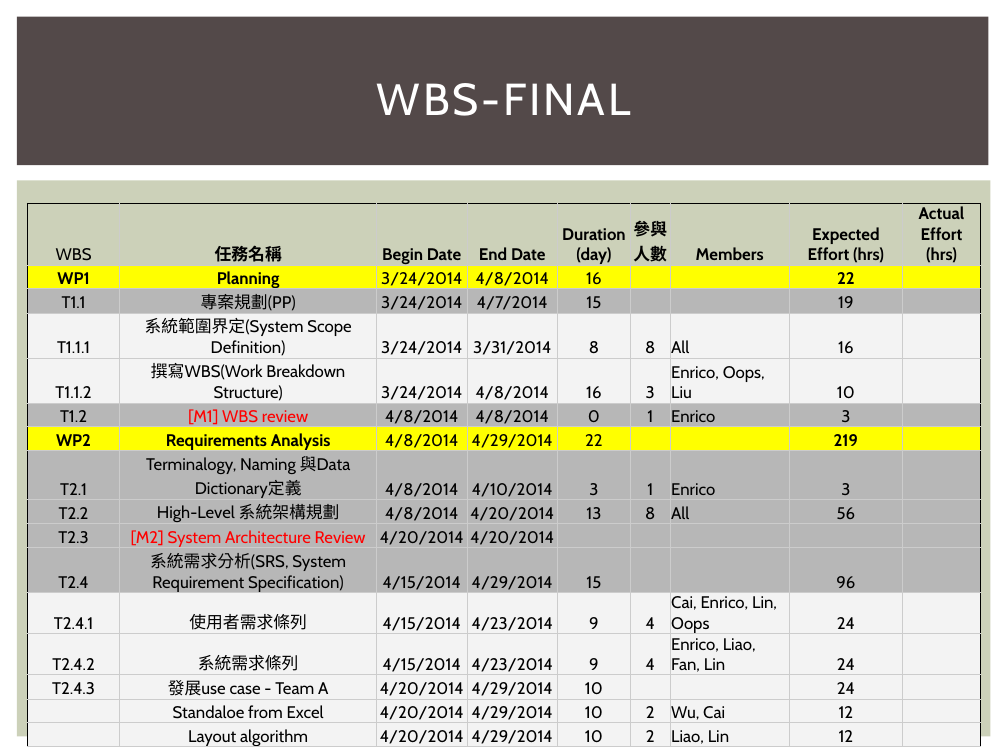
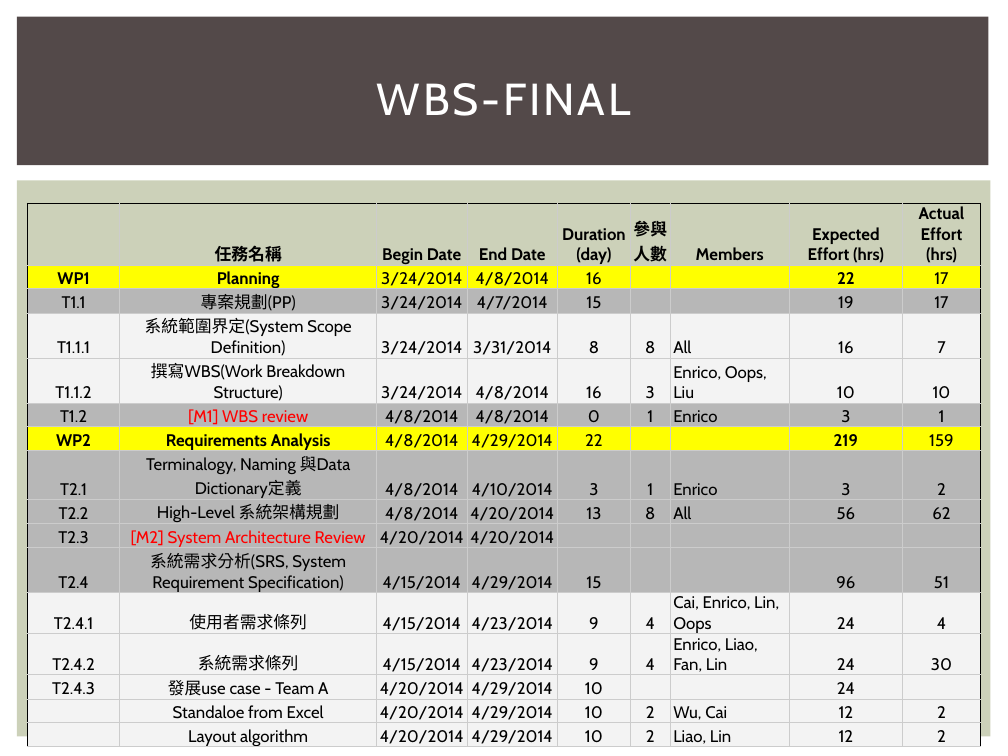
Before and after one commit to 2014-sed-team3/term-project, a slide deck: slide 38 of project/report/report.pptx (slide 29 before the commit). Drawn at 1008x756 pixels with LibreOffice and Linux fonts; fonts in the diff are those of the drawing. Boxes give left, top, right and bottom in pixels: in the first picture for what was removed or moved away, otherwise in the second. Text is boxed around its words. In the diff, an @@ line names an element or a change of style, - is before the commit and + after.

```diff
--- a/project/report/report.pptx
+++ b/project/report/report.pptx
@@ table at [27, 204, 981, 750] @@
-row 1, column 1: WBS
+row 1, column 1: 
-row 2, column 9: 
+row 2, column 9: 17
-row 3, column 9: 
+row 3, column 9: 17
-row 4, column 9: 
+row 4, column 9: 7
-row 5, column 9: 
+row 5, column 9: 10
-row 6, column 9: 
+row 6, column 9: 1
-row 7, column 9: 
+row 7, column 9: 159
-row 8, column 9: 
+row 8, column 9: 2
-row 9, column 9: 
+row 9, column 9: 62
-row 11, column 9: 
+row 11, column 9: 51
-row 12, column 9: 
+row 12, column 9: 4
-row 13, column 9: 
+row 13, column 9: 30
-row 15, column 9: 
+row 15, column 9: 2
-row 16, column 9: 
+row 16, column 9: 2
```
Also in this commit, not shown: 11 other slides changed, 10 slides added, 2 other files.
